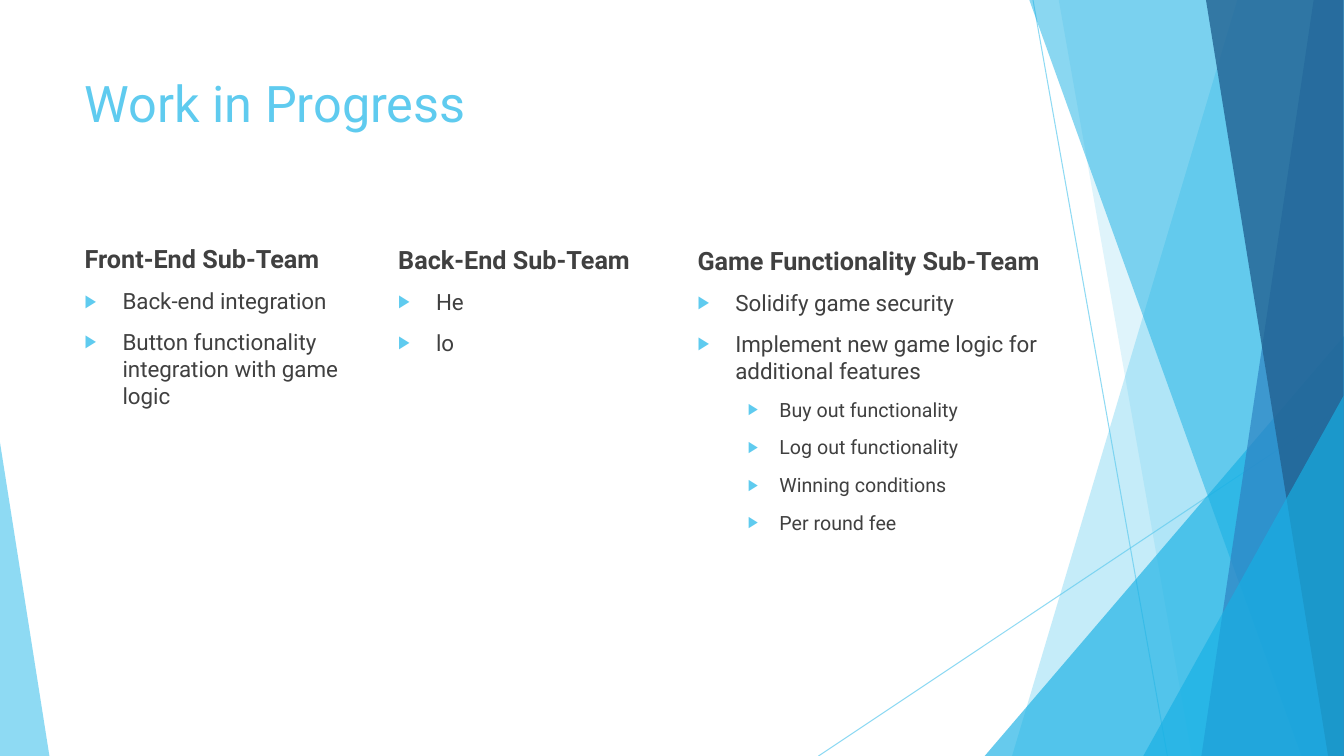
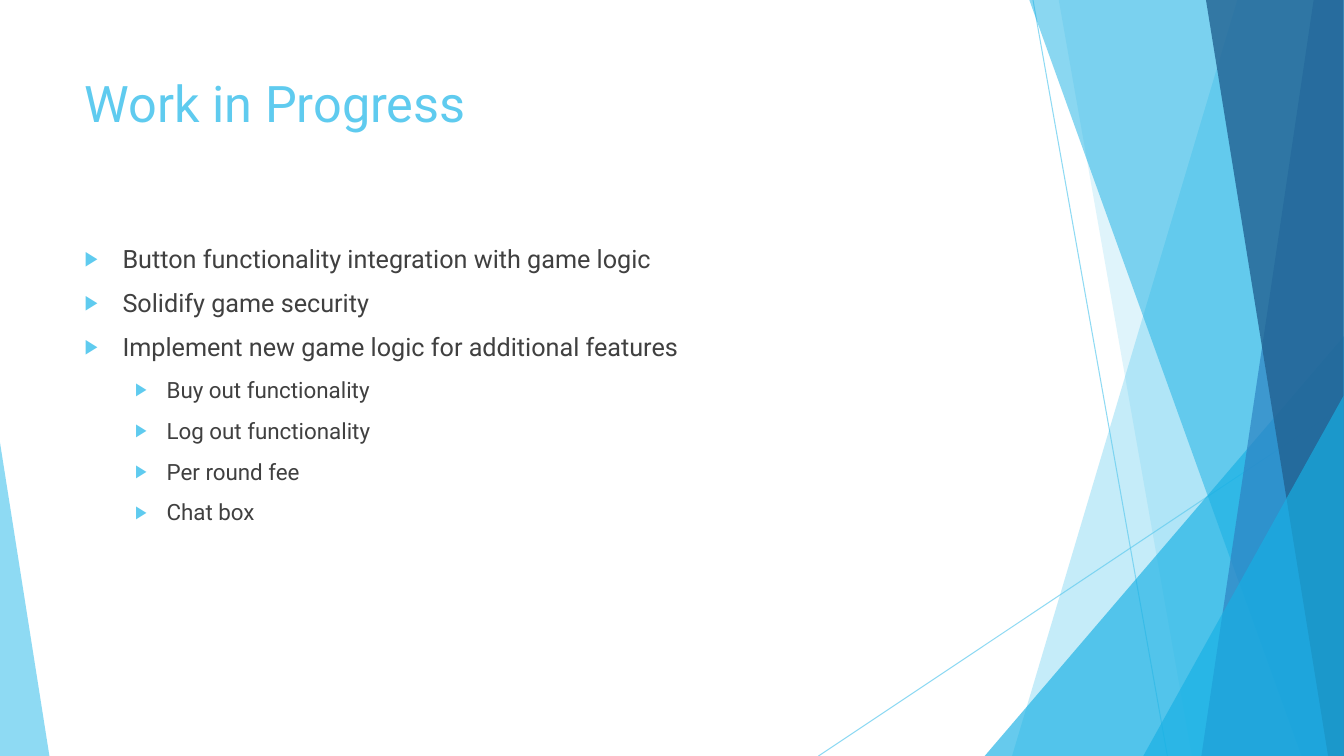
Before and after one commit to fazeelabbasi/CRASH, a slide deck: slide 9 of docs/CMPE 320 Final Group Presentation.pptx (slide 10 before the commit). Drawn at 1344x756 pixels with LibreOffice and Linux fonts; fonts in the diff are those of the drawing. Boxes give left, top, right and bottom in pixels: in the first picture for what was removed or moved away, otherwise in the second. Text is boxed around its words. In the diff, an @@ line names an element or a change of style, - is before the commit and + after.

Commit message:
update presentation

```diff
--- a/docs/CMPE 320 Final Group Presentation.pptx
+++ b/docs/CMPE 320 Final Group Presentation.pptx
@@ text at (85, 249, 327, 314): paragraphs removed @@
-Front-End Sub-Team
-▶ Back-end integration
@@ text at (123, 249, 651, 274): size 16 to 18 pt in "Button functionality integration with game logic" @@
@@ text removed at (398, 250, 630, 351) @@
-Back-End Sub-Team
-▶ He
-▶ lo
@@ text removed at (698, 251, 1040, 530) @@
-Game Functionality Sub-Team
-▶ Solidify game security
-▶ Implement new game logic for additional features
-  ▶ Buy out functionality
-  ▶ Log out functionality
-  ▶ Winning conditions
-  ▶ Per round fee
@@ text at (123, 293, 678, 520): paragraphs added @@
+▶ Solidify game security
+▶ Implement new game logic for additional features
+  ▶ Buy out functionality
+  ▶ Log out functionality
+  ▶ Per round fee
+  ▶ Chat box
```
Also in this commit, not shown: 5 other slides changed, 2 slides added, 3 slides removed, 5 other files.
